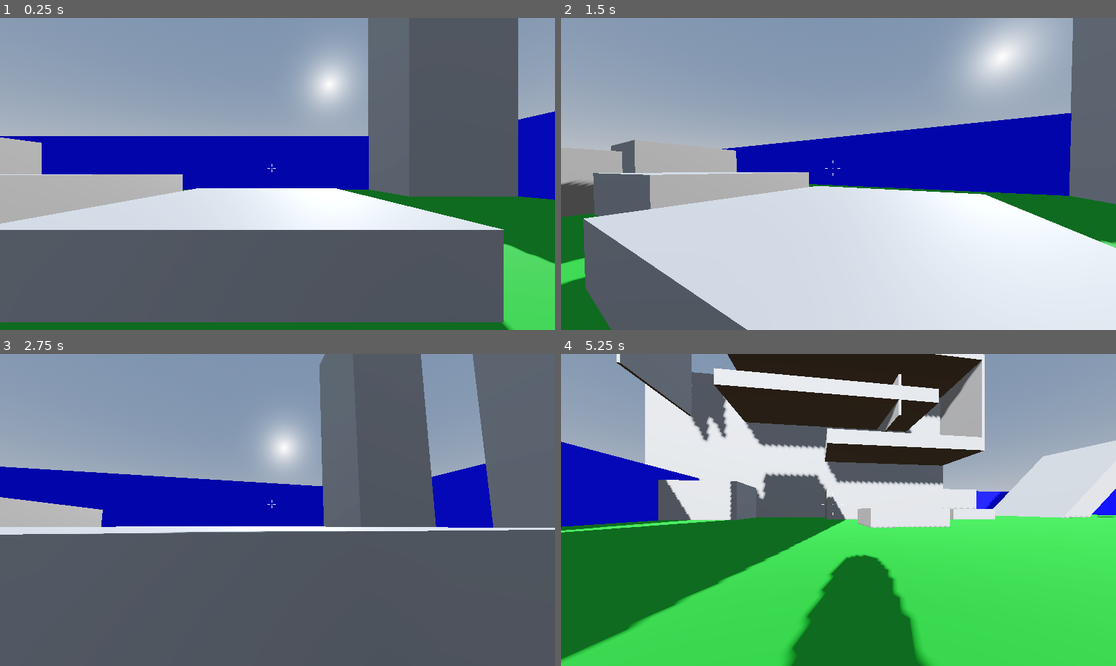
Above: before the commit, frames 1-4 (two rows, left to right).
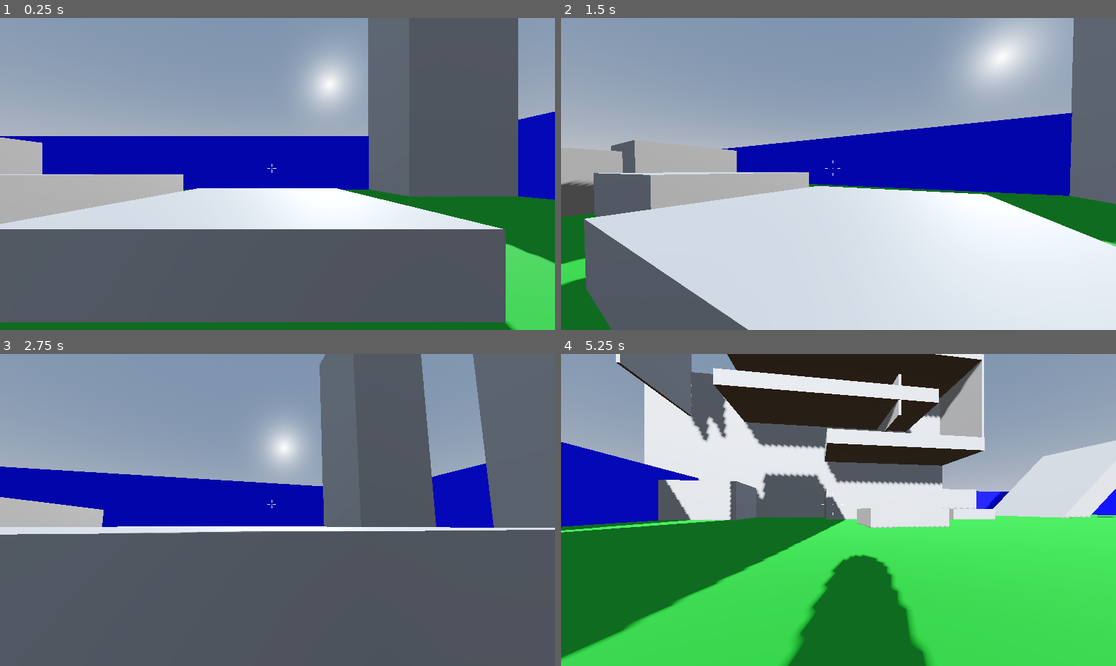
Above: after the commit, the same moments.

Repository: JuaaoA/FPS-test
Game: Godot game, scene res://Scenes/Levels/level0.tscn
Two runs of this game, one before a commit and one after it. Both use one fixed random seed, a clock stepped at 60 frames per second and the inputs below.
Inputs (mouse positions are in pixels of both pictures, inside the frame that each line leads up to):
- Up to frame 1 (0.25 s): no input
- Up to frame 2 (1.5 s): move the mouse to (866, 174) at 0.52 s; hold Ctrl (crouch) 0.53-1.28 s; hold W (forward) from 0.53 s (still down); tap ` (mouse_lock_toggle, bound only after the commit) at 0.8, 1.35 s; move the mouse to (810, 174) at 1.27 s
- Up to frame 3 (2.75 s): keep holding W (forward); tap Ctrl (crouch) at 1.55 s; move the mouse to (288, 503) at 2.02 s; hold Ctrl (crouch) from 2.03 s (still down); tap ` (mouse_lock_toggle, bound only after the commit) at 2.3 s
- Up to frame 4 (5.25 s): keep holding W (forward); move the mouse to (832, 516) at 2.77 s; release Ctrl (crouch) at 2.78 s; tap Shift (dash) at 2.85 s; tap Ctrl (crouch) at 3.05, 4.55 s; move the mouse to (877, 513) at 3.52 s; tap Q (fast_turn) at 3.6 s; tap ` (mouse_lock_toggle, bound only after the commit) at 3.8, 4.35 s; move the mouse to (794, 506) at 4.27 s; move the mouse to (844, 510) at 5.02 s; hold Ctrl (crouch) from 5.03 s (still down)

The runs differ from the first frame. In frame 1, 0.5% of the frame differs, in the area x 0-100%, y 29-100%; in frame 2, 0.3%; in frame 3, 0.1%; in frame 4, 1.1%, in the area x 0-100%, y 0-100%.

Commit message:
Desenvolvimento roll part 4

Diff:
--- a/Scenes/Levels/level0.tscn
+++ b/Scenes/Levels/level0.tscn
@@ -230,7 +230,7 @@
 size = Vector3(1.07092, 1, 1)
 
 [node name="Player" parent="." instance=ExtResource("1_pqmdv")]
-transform = Transform3D(1, 0, 0, 0, 1, 0, 0, 0, 1, 9.72349, -0.372417, -0.698689)
+transform = Transform3D(1, 0, 0, 0, 1, 0, 0, 0, 1, 9.69723, -0.334668, -0.696497)
 
 [node name="UI" type="Control" parent="."]
 layout_mode = 3
--- a/Scripts/Player/PlayerControl.gd
+++ b/Scripts/Player/PlayerControl.gd
@@ -1,31 +1,31 @@
 extends CharacterBody3D
 
 # Constantes para corrida
-const faster_run_speed = 12
-const run_speed = 8.0
-const walk_speed = 4.0
+const faster_run_speed : int = 12
+const run_speed : float = 8.0
+const walk_speed : float = 4.0
 
 # Segundos para ativar a corrida
-const trigger_run = 5
-const trigger_faster_run = 10
+const trigger_run : int = 5
+const trigger_faster_run : int = 10
 
 # Variável para contar quanto tempo o jogador está correndo
-var running_time = 0
+var running_time : float = 0
 
 # Variável para contar quanto tempo o jogador está virando
-var turning_time = 0
+var turning_time : float = 0
 
 # Variável para o movimento de olhar do jogador
 var direction = 0
 
 # Constante para pulo
-const jump_velocity = 4.5
+const jump_velocity : float = 4.5
 
 # Constante para sensibilidade do olhar
-const sensitivity = 0.005
+const sensitivity : float = 0.005
 
 # Velocidade do jogador atual, só é usado quando o jogo está rodando
-var current_speed = 0
+var current_speed : float = 0
 
 # Constantes para o FOV
 const BASE_FOV = 80
@@ -36,23 +36,23 @@
 const BOB_AMP = 0.08
 var current_BOB_FREQ = BOB_FREQ
 var t_bob = 0.0
-var t_bob_enabled = true
+var t_bob_enabled : bool = true
 
 var t_target = 0
 
 # Gravidades
 # Gravidade normal, sem o jogador estar escalando ou realizando wallrun
-var normal_gravity = 9.8
+var normal_gravity : float = 9.8
 
 # WALLRUN
-var wallrun_gravity = 5.5
+var wallrun_gravity : float = 5.5
 var wallrun_last_wall_distance = null
 var wallrun_wall_normal = null
 var wallrun_wall_direction = null
 var wallrun_min_vertical_velocity = -5
-var wallrun_head_tilt = 0.25
-var wallrun_horizontal_force = 3
-var wallrun_vertical_force = 7
+var wallrun_head_tilt : float = 0.25
+var wallrun_horizontal_force : float = 3
+var wallrun_vertical_force : float = 7
 
 # Esse cooldown evita outros movimentos quando o jogador sai do wallrun
 var post_wallrun_cooldown = 0.35
@@ -75,53 +75,51 @@
 # CROUCH
 var original_y_size
 var crouching_y_size
-var crouching_speed = 2.0
-var crouch_animation_speed = 6
+var crouching_speed : float = 2.0
+var crouch_animation_speed : float = 6
 
 # SLIDE
-var slide_deceleration = 8
-var slide_speed_multiplier = 1.8
+var slide_deceleration : float = 8
+var slide_speed_multiplier : float = 1.8
 var slide_current_speed
 var slide_direction_lock
-var slide_head_tilt = 0.12
+var slide_head_tilt : float = 0.12
 
 # QUEDA e ROLL
-var air_time = 0
-var fall_damage_multiplier = 1.5
-var last_vertical_speed = 0
-var roll_speed = 5
-
-var roll_animation_last_rotation = 0
-var roll_animation_rotation_target = 0
-var roll_animation_speed = 5.2
-var roll_animation = false
+var air_time : float = 0
+var fall_damage_multiplier : float = 1.5
+var last_vertical_speed : float = 0
+var roll_speed : float = 5
+
+const roll_animation_speed : float = 10
+var roll_animation : bool = false
 
 # Tempo em que o jogador segurou o agachar para rolar
-var time_holding_roll_key = 0
+var time_holding_roll_key : float = 0
 
 # Jogador não pode apertar o botão de rolar cedo demais
-var time_limit_roll_key = 0.45
+var time_limit_roll_key : float = 0.45
 
 ## ESSES VALORES DEPENDEM DO PERSONAGEM A SER JOGADO
 # Velocidade mínima de queda para poder usar o roll
-var min_roll_fall = -8
+var min_roll_fall : int = -8
 # Velocidade mínima para o roll não servir mais e o jogador tomar dano numa queda
-var min_damage_fall = -12
+var min_damage_fall : int = -12
 # Velocidade mínima para o jogador morrer numa queda
-var min_death_fall = -16
+var min_death_fall : int = -16
 
 # BOLEANAS
-var wallrunning = false
-var climbing = false
-var vaulting = false
-var enable_gravity = true
-var can_look = true
-var turning = false
-var crouching = false
-var crouch_sliding = false
-var rolling = false
-
-var canMove = true
+var wallrunning : bool = false
+var climbing : bool = false
+var vaulting : bool = false
+var enable_gravity : bool = true
+var can_look : bool = true
+var turning : bool = false
+var crouching : bool = false
+var crouch_sliding : bool = false
+var rolling : bool = false
+
+var canMove : bool = true
 
 @export var reticle_show_movements = true
 
@@ -380,7 +378,7 @@
 
 	# EIXO Y
 	if (stop_y_axis):
-		velocity.y *= multiplier
+		velocity.y = 0
 
 func _up_movement_input():
 	## Evitar o botão caso já esteja realizando ações
@@ -1059,6 +1057,9 @@
 	# Iniciar animação roll
 	player_animator.play("roll", -1, 1)
 
+	# Iniciar animação rolar cabeça
+	_start_roll_head()
+
 func _roll_move(delta):
 	# Se não estiver rolando
 	if (not rolling):
@@ -1070,11 +1071,14 @@
 		# Desligar rolamento
 		rolling = false
 
+		# Desativar a corrida
+		running_time = 0
+
 		# Voltar a olhar livremente
 		can_look = true
 
-		# Verificar se possui algo em cima do jogador para evitar bugs
-		if (crouch_getUp_cast.is_colliding()):
+		# Verificar se possui algo em cima do jogador / Se manteve agachado / para evitar bugs
+		if (crouch_getUp_cast.is_colliding() or Input.is_action_pressed("crouch")):
 			# Ativar o agachar com after roll
 			# Assim, o jogador passará do rolling para crouching suavemente
 			_enable_crouch(true)
@@ -1103,23 +1107,27 @@
 
 	# Definir que animação de rolar está tocando
 	roll_animation = true
-	# Salvar ultima rotação em X
-	roll_animation_last_rotation = head.rotation.x
-	# Definir objetivo de rotação
-	roll_animation_rotation_target = -90
-
-	pass
-
-func _roll_head_move():
+
+func _roll_head_move(delta):
 
 	# Evitar roll se estiver falso
 	if (not roll_animation):
 		# Impedir de continuar
 		return
 
-	head.rotation.x = lerp_angle(head.rotation.x, roll_animation_rotation_target, 0.1)
-
-	pass
+	# Guardar rotação do jogador
+	var head_r = head.rotation
+
+	# Rotacionar a cabeça do jogador
+	head.rotation = Vector3(head_r.x - roll_animation_speed * delta, head_r.y, head_r.z)
+
+	# Se a cabeça do jogador estiver virado em 360 graus
+	if (head_r.x <= -6.2831):
+		# Desativar animação
+		roll_animation = false
+
+		# Definir a cabeça do jogador em rotação X = 0
+		head.rotation = Vector3(0, head_r.y, head_r.z)
 
 ## PARA FISICA DO JOGO
 func _physics_process(delta):
@@ -1165,6 +1173,9 @@
 
 	# Realizar o movimento de rolar
 	_roll_move(delta)
+
+	# Realizar a animação de rolar a cabeça
+	_roll_head_move(delta)
 
 	# Input e ação de agachar e deslizar
 	_crouch_input()
@@ -1187,4 +1198,7 @@
 	# FOV
 	_change_fov(delta)
 
+	if (Input.is_action_just_pressed("mouse_lock_toggle")):
+		Input.set_mouse_mode(Input.MOUSE_MODE_VISIBLE)
+
 	move_and_slide()
--- a/project.godot
+++ b/project.godot
@@ -77,6 +77,11 @@
 "events": [Object(InputEventKey,"resource_local_to_scene":false,"resource_name":"","device":-1,"window_id":0,"alt_press …(195 unchanged characters)…
 ]
 }
+mouse_lock_toggle={
+"deadzone": 0.2,
+"events": [Object(InputEventKey,"resource_local_to_scene":false,"resource_name":"","device":-1,"window_id":0,"alt_pressed":false,"shift_pressed":false,"ctrl_pressed":false,"meta_pressed":false,"pressed":false,"keycode":0,"physical_keycode":96,"key_label":0,"unicode":39,"location":0,"echo":false,"script":null)
+]
+}
 
 [rendering]
 
